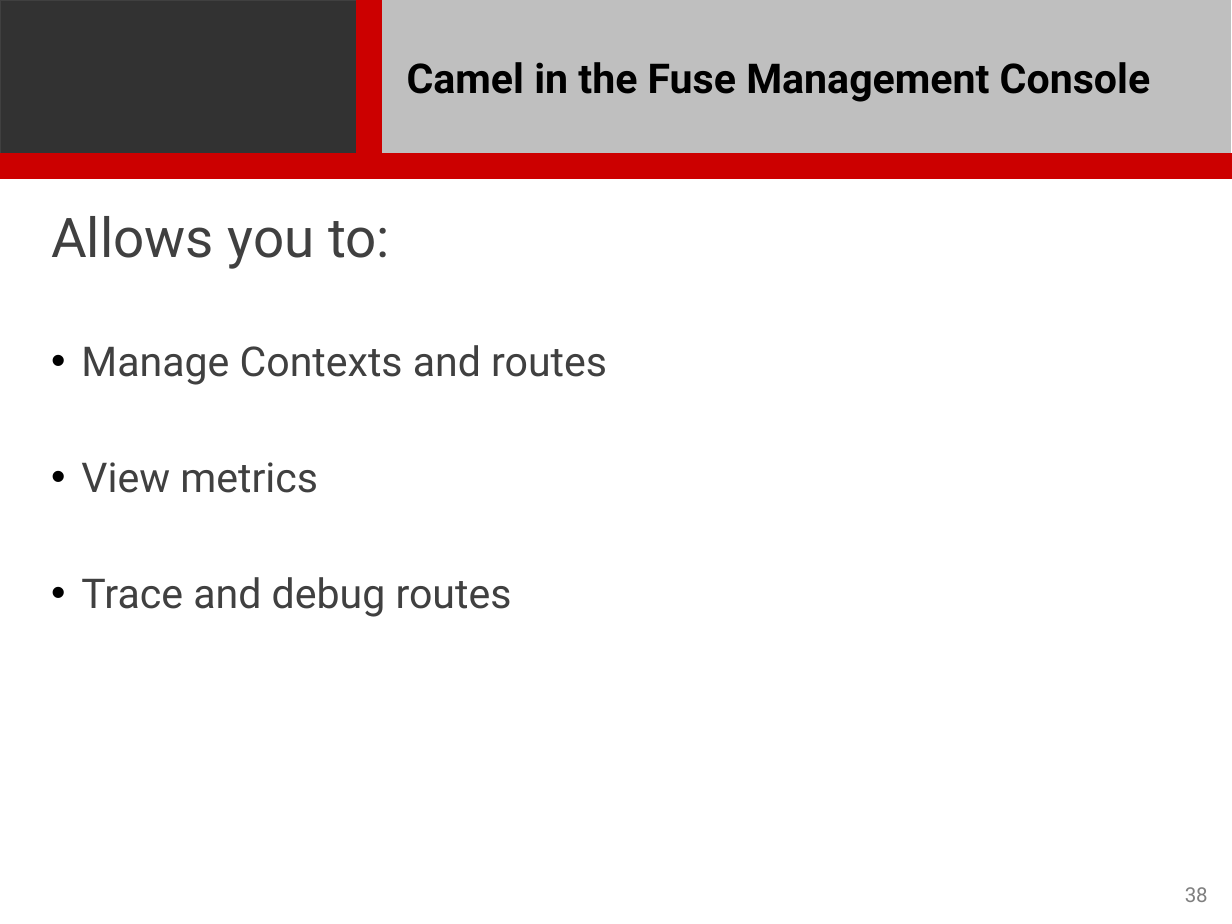
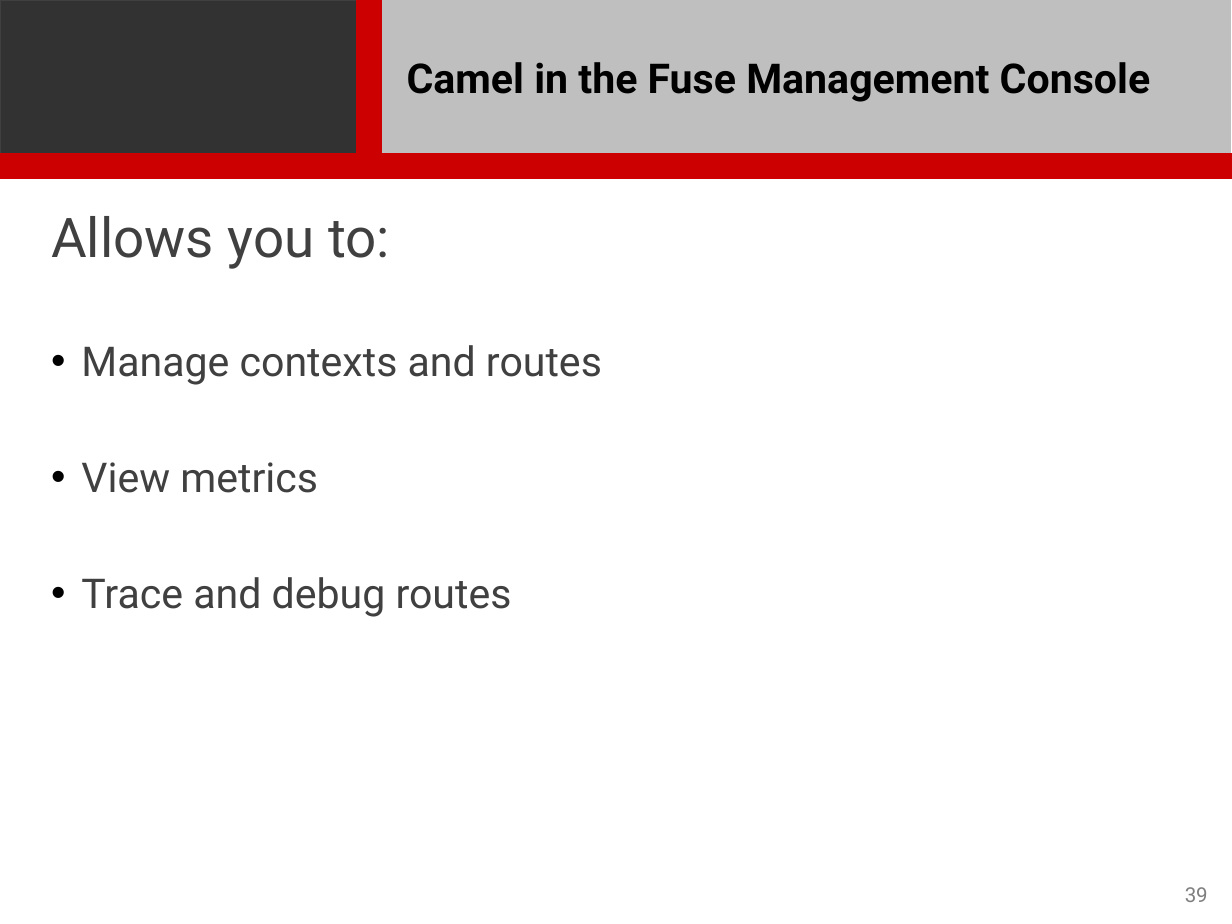
Before and after one commit to rstroop/nch-bootcamp, a slide deck: slide 39 of presentations/Fuse/Fuse.pptx (slide 38 before the commit). Drawn at 1232x924 pixels with LibreOffice and Linux fonts; fonts in the diff are those of the drawing; background and template pictures are left out. Boxes give left, top, right and bottom in pixels: in the first picture for what was removed or moved away, otherwise in the second. Text is boxed around its words. In the diff, an @@ line names an element or a change of style, - is before the commit and + after.

Commit message:
Made recommended chagnes for Fuse presentation

```diff
--- a/presentations/Fuse/Fuse.pptx
+++ b/presentations/Fuse/Fuse.pptx
@@ text at <box>81,345,602,385</box>: text changed @@
-• Manage Contexts and routes
+• Manage contexts and routes
@@ page number at <box>1185,887,1208,902</box>: text changed @@
-38
+39
```
Also in this commit, not shown: 7 other slides changed, 1 slide added.
